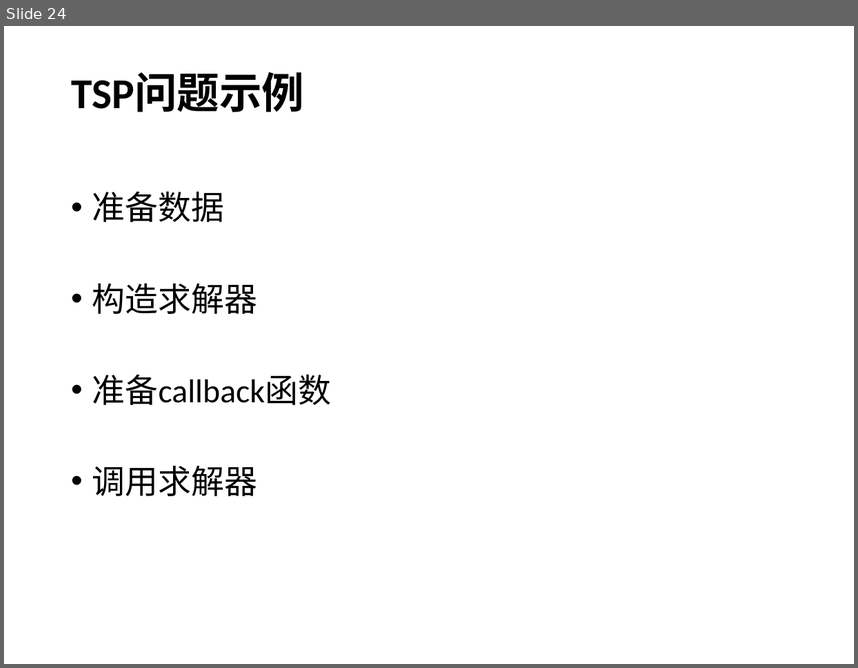
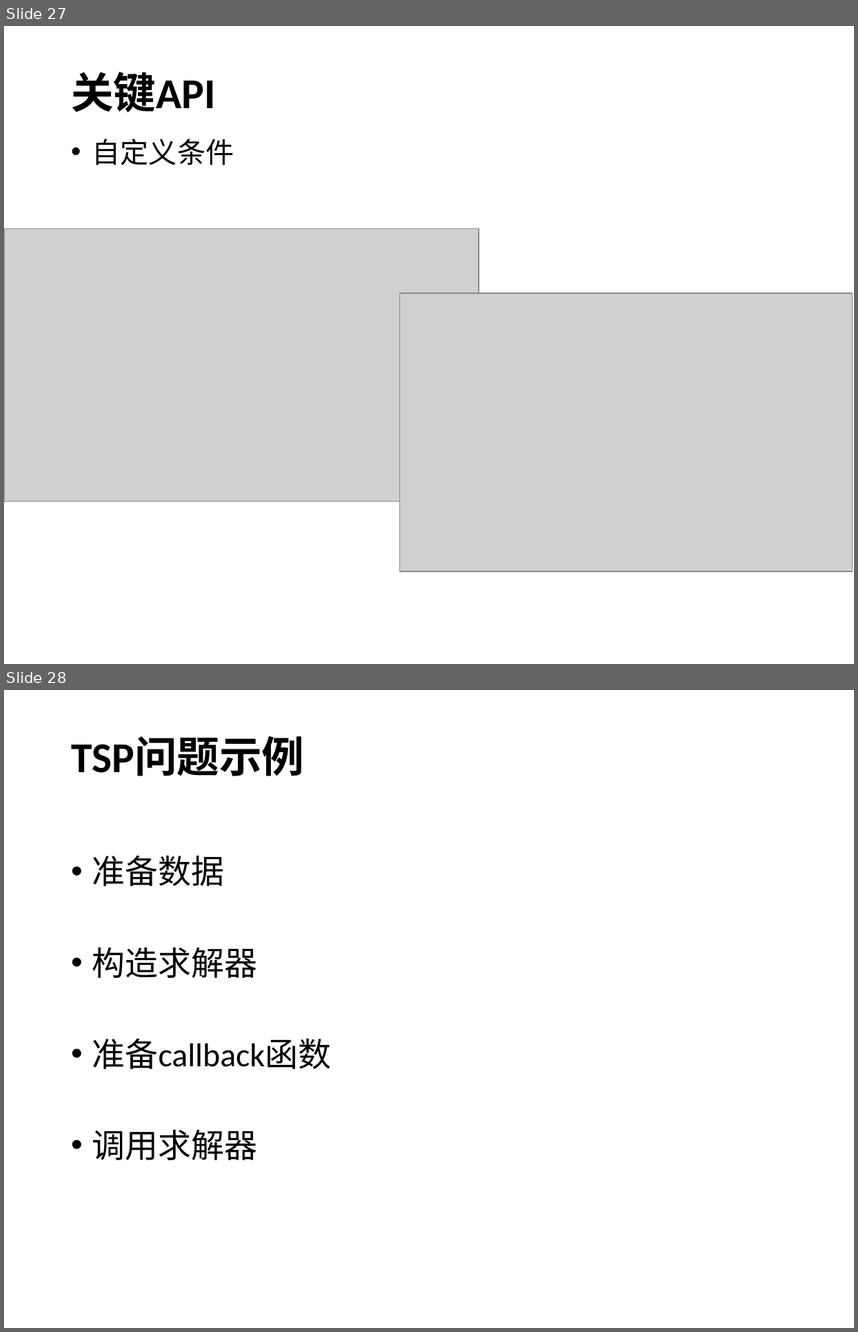
Before and after one commit to wlyPKU/wlyPKU.github.io, a slide deck: 2017/03/08/vrpAndor-tools/or-tools.pptx. Shown one above the other, each under a label of ours: slide 24 before the commit, slides 27 and 28 after it. The pictures are 858x668 and 858x1332 pixels, drawn with LibreOffice and Linux fonts; fonts in the diff are those of the drawing; grey boxes stand for pictures. Boxes give left, top, right and bottom in pixels: in the first picture for what was removed or moved away, otherwise in the second. Text is boxed around its words. In the diff, an @@ line names an element or a change of style, - is before the commit and + after.

```diff
--- a/2017/03/08/vrpAndor-tools/or-tools.pptx
+++ b/2017/03/08/vrpAndor-tools/or-tools.pptx
@@ slide 27 added at <box>4,26,854,664</box>, background #FFFFFF @@
@@ title added at <box>71,72,216,112</box>, 36 pt, text #000000, bold @@
+关键API
@@ text added at <box>92,138,234,165</box>, 24 pt, text #000000 @@
+• 自定义条件
@@ picture added at <box>4,228,478,500</box> @@
@@ picture added at <box>400,293,853,571</box> @@
@@ what was slide 24 is now slide 28 @@
```
Also in this commit, not shown: 3 slides changed, 3 other slides added, 52 other files.
